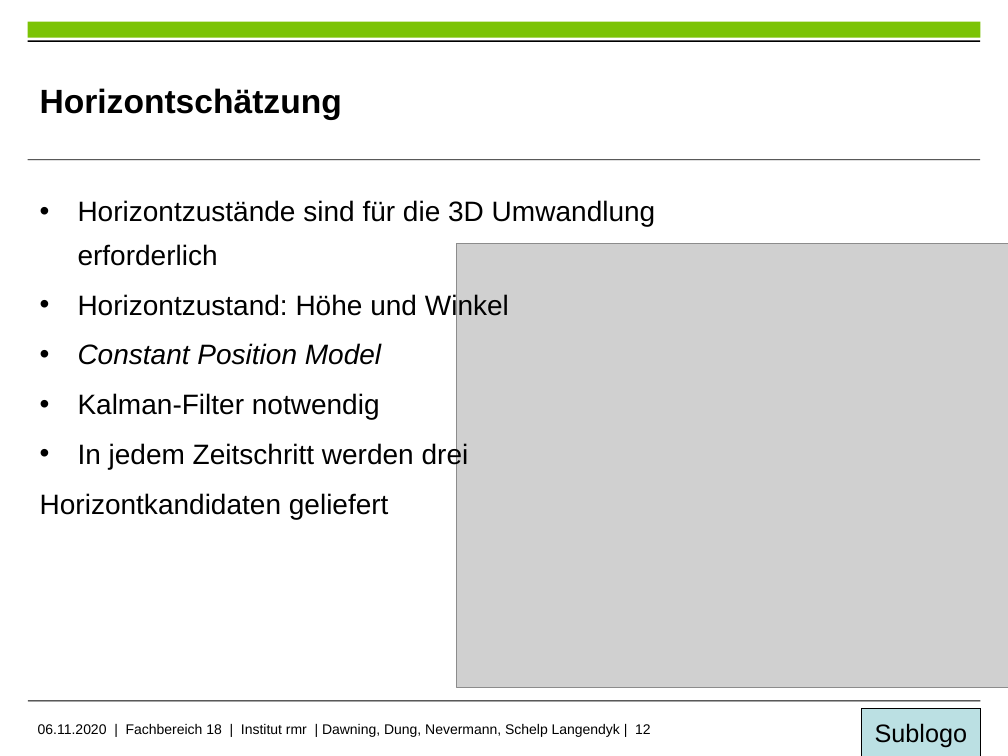
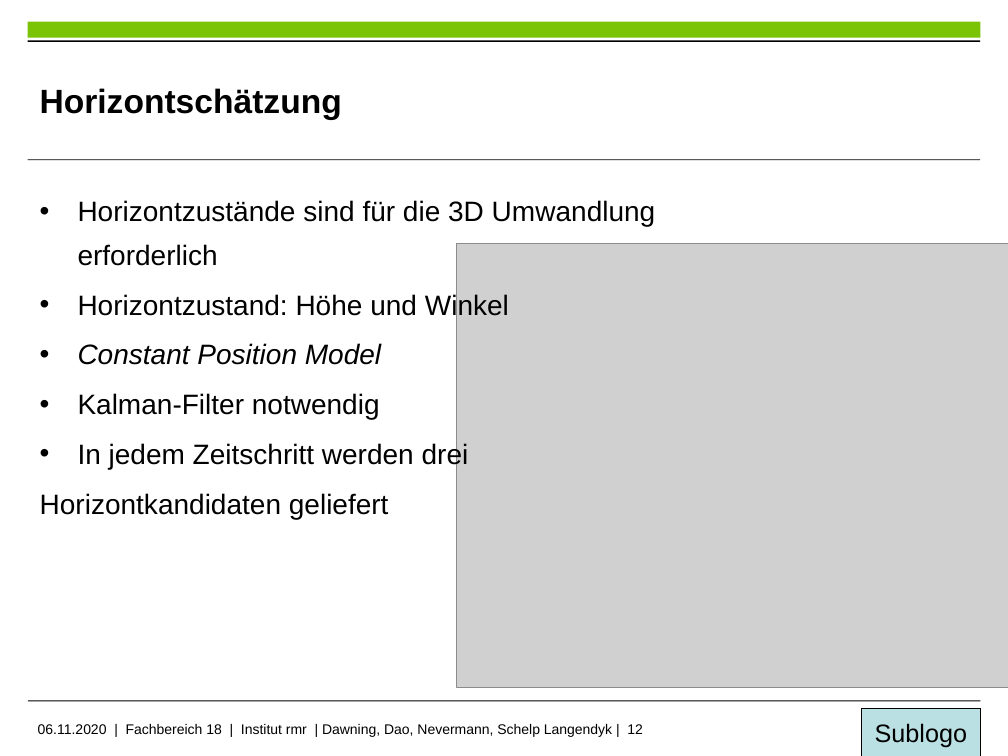
Before and after one commit to PercyDwn/MaritimeHindernisse, a slide deck: slide 12 of Präsentation ProSeminar SoSe20/Hinderniserfassung in maritimer Umgebung.pptx. Drawn at 1008x756 pixels with LibreOffice and Linux fonts; fonts in the diff are those of the drawing; grey boxes stand for pictures; background and template pictures are left out. Boxes give left, top, right and bottom in pixels: in the first picture for what was removed or moved away, otherwise in the second. Text is boxed around its words. In the diff, an @@ line names an element or a change of style, - is before the commit and + after.

```diff
--- a/Präsentation ProSeminar SoSe20/Hinderniserfassung in maritimer Umgebung.pptx
+++ b/Präsentation ProSeminar SoSe20/Hinderniserfassung in maritimer Umgebung.pptx
@@ text at (38, 724, 643, 737): text changed @@
-06.11.2020 | Fachbereich 18 | Institut rmr | Dawning, Dung, Nevermann, Schelp Langendyk | 12
+06.11.2020 | Fachbereich 18 | Institut rmr | Dawning, Dao, Nevermann, Schelp Langendyk | 12
```
Also in this commit, not shown: 12 other slides changed.
